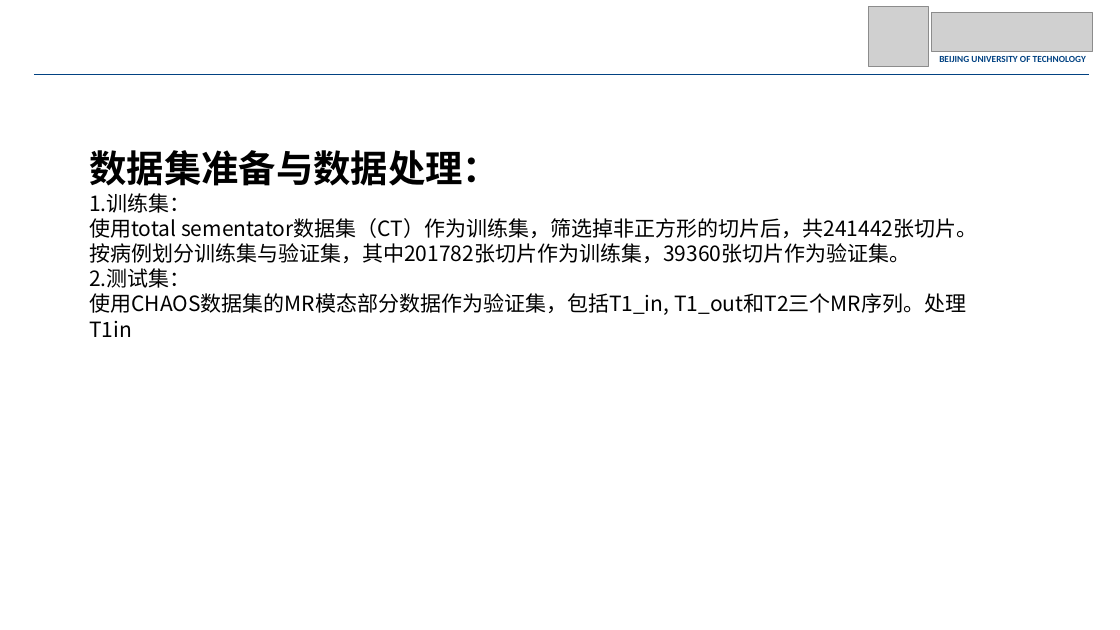
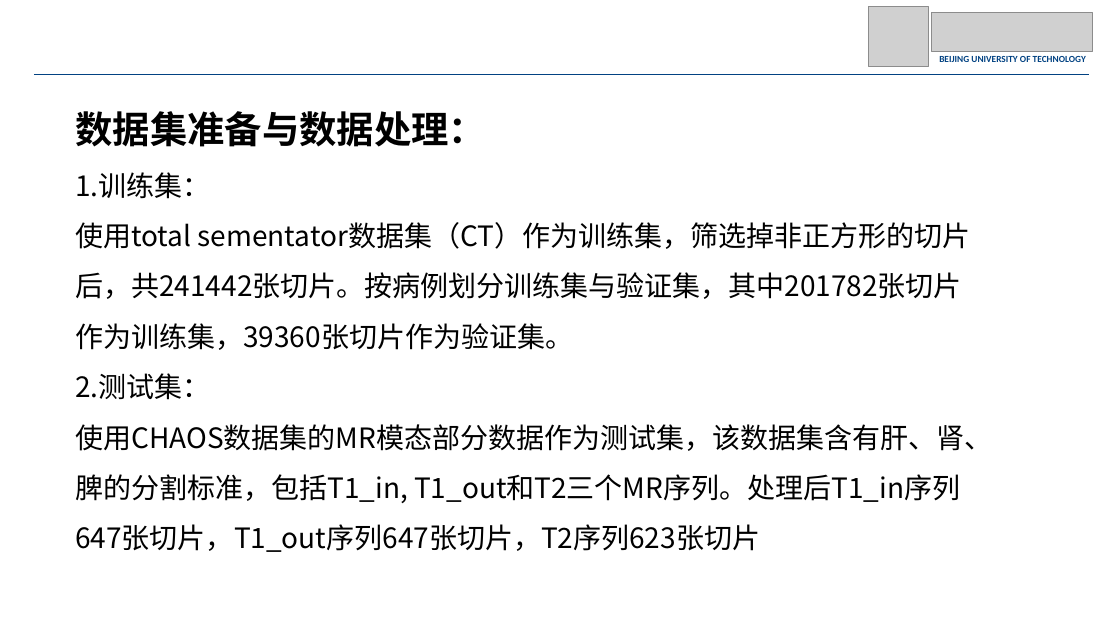
Before and after one commit to JohnnyM1ng/dissertation-proposal, a slide deck: slide 19 of 开题.pptx. Drawn at 1120x630 pixels with LibreOffice and Linux fonts; fonts in the diff are those of the drawing; grey boxes stand for pictures. Boxes give left, top, right and bottom in pixels: in the first picture for what was removed or moved away, otherwise in the second. Text is boxed around its words. In the diff, an @@ line names an element or a change of style, - is before the commit and + after.

```diff
--- a/开题.pptx
+++ b/开题.pptx
@@ text "数据集准备与数据处理：": place and size @@
-text "数据集准备与数据处理：" at [89,150,977,315]
+text "数据集准备与数据处理：" at [75,111,992,552]
@@ text at [75,172,970,400]: size 18 to 24 pt in "1.训练集：", "使用total sementator数据集（CT）作为训练集，筛选掉非正方形的切片后，共241442张切片。按病例划分训 ...", "2.测试集："; line spacing 1 to 1.5 @@
@@ text at [75,424,992,552]: text changed; size 18 to 24 pt @@
-使用CHAOS数据集的MR模态部分数据作为验证集，包括T1_in, T1_out和T2三个MR序列。处理T1in
+使用CHAOS数据集的MR模态部分数据作为测试集，该数据集含有肝、肾、脾的分割标准，包括T1_in, T1_out和T2三个MR序列。处理后T1_in序列647张切片，T1_out序列647张切片，T2序列623张切片
```
Also in this commit, not shown: 3 other slides changed, 3 other files.
